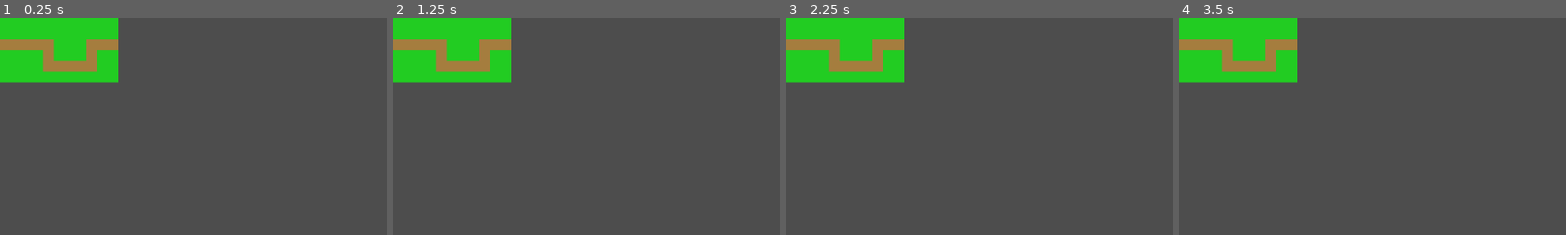
Above: before the commit, frames 1-4 (left to right).
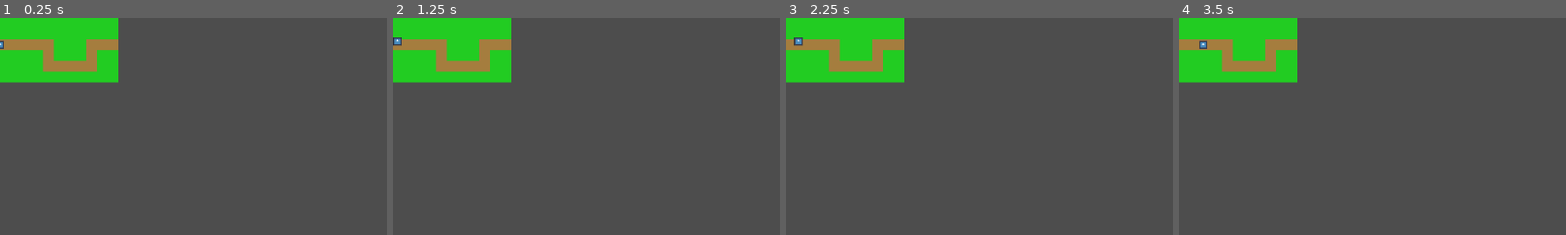
Above: after the commit, the same moments.

Repository: HedgeLizards/lout
Game: Godot game, scene res://scenes/world.tscn
Two runs of this game, one before a commit and one after it. Both use one fixed random seed, a clock stepped at 60 frames per second and the inputs below. The engine's default icon, where the game draws it, is replaced by a stand-in: a white triangle on a blue panel in a dark square.
Inputs:
- Up to frame 1 (0.25 s): no input
- Up to frame 2 (1.25 s): tap Enter at 0.5 s
- Up to frame 3 (2.25 s): no input
- Up to frame 4 (3.5 s): tap Space at 2.75 s
The pictures show only the part of the screen within x 0-50%, y 0-50%; the shares and areas given below are measured in that part.

The runs differ from the first frame. In frame 1, less than 0.1% of the frame differs, in the area x 0-2%, y 10-15%; in frame 2, less than 0.1%; in frame 3, 0.1%, in the area x 2-5%, y 8-13%; in frame 4, less than 0.1%.

Commit message:
Add Path2D and PathFollow2D enemy

Diff:
--- /dev/null
+++ b/code/enemy.gd
@@ -0,0 +1,8 @@
+extends PathFollow2D
+
+func move():
+	var tween = create_tween().set_parallel().set_trans(Tween.TRANS_SINE)
+
+	tween.tween_property(self, 'progress_ratio', 0.05, 0.5).as_relative()
+	tween.set_ease(Tween.EASE_OUT).tween_property(self, 'v_offset', -5, 0.25)
+	tween.set_ease(Tween.EASE_IN).tween_property(self, 'v_offset', 0, 0.25).set_delay(0.25)
--- a/project.godot
+++ b/project.godot
@@ -15,6 +15,10 @@
 config/features=PackedStringArray("4.4", "GL Compatibility")
 config/icon="res://icon.svg"
 
+[display]
+
+window/dpi/allow_hidpi=false
+
 [rendering]
 
 renderer/rendering_method="gl_compatibility"
--- /dev/null
+++ b/scenes/enemy.tscn
@@ -0,0 +1,18 @@
+[gd_scene load_steps=3 format=3 uid="uid://b5b1ybu5vxstb"]
+
+[ext_resource type="Texture2D" uid="uid://t3ucukl7lmmm" path="res://icon.svg" id="1_7p1mj"]
+[ext_resource type="Script" uid="uid://c8j1ytw3jcids" path="res://code/enemy.gd" id="1_md0e3"]
+
+[node name="Enemy" type="PathFollow2D"]
+rotates = false
+loop = false
+script = ExtResource("1_md0e3")
+
+[node name="Sprite2D" type="Sprite2D" parent="."]
+scale = Vector2(0.1, 0.1)
+texture = ExtResource("1_7p1mj")
+
+[node name="MoveTimer" type="Timer" parent="."]
+autostart = true
+
+[connection signal="timeout" from="MoveTimer" to="." method="move"]
--- a/scenes/world.tscn
+++ b/scenes/world.tscn
@@ -1,7 +1,14 @@
-[gd_scene load_steps=3 format=4 uid="uid://d3crfd65nxmuh"]
+[gd_scene load_steps=5 format=4 uid="uid://d3crfd65nxmuh"]
 
 [ext_resource type="Script" uid="uid://5qj18riatjgi" path="res://code/world.gd" id="1_nnsk1"]
 [ext_resource type="TileSet" uid="uid://3gp1qetcbdfq" path="res://tilesets/background.tres" id="2_rwgxs"]
+[ext_resource type="PackedScene" uid="uid://b5b1ybu5vxstb" path="res://scenes/enemy.tscn" id="3_4wyf3"]
+
+[sub_resource type="Curve2D" id="Curve2D_rwgxs"]
+_data = {
+"points": PackedVector2Array(0, 0, 0, 0, 0, 40, 0, 0, 0, 0, 72, 40, 0, 0, 0, 0, 72, 72, 0, 0, 0, 0, 136, 72, 0, 0, 0, 0, 136, 40, 0, 0, 0, 0, 176, 40)
+}
+point_count = 6
 
 [node name="World" type="Node2D"]
 script = ExtResource("1_nnsk1")
@@ -14,4 +21,10 @@
 
 [node name="Paths" type="Node2D" parent="."]
 
+[node name="Path2D" type="Path2D" parent="Paths"]
+curve = SubResource("Curve2D_rwgxs")
+
+[node name="Enemy" parent="Paths/Path2D" instance=ExtResource("3_4wyf3")]
+position = Vector2(0, 40)
+
 [node name="Enemies" type="Node2D" parent="."]
Not shown, added: code/enemy.gd.uid
